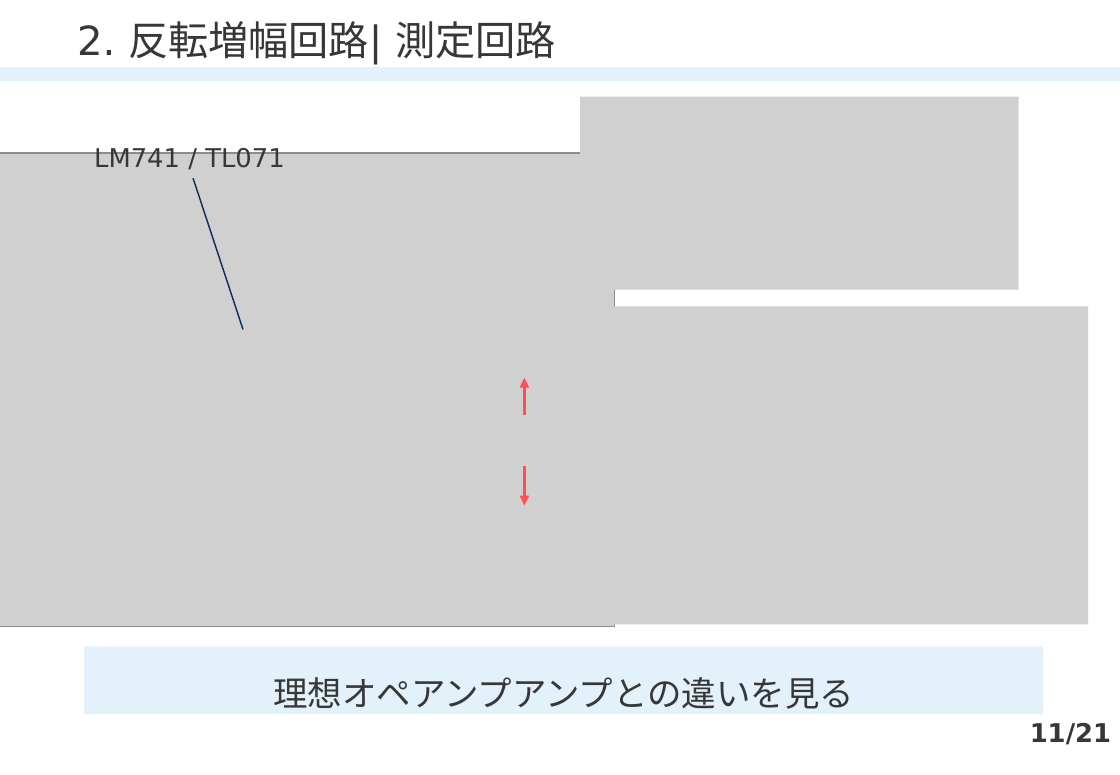
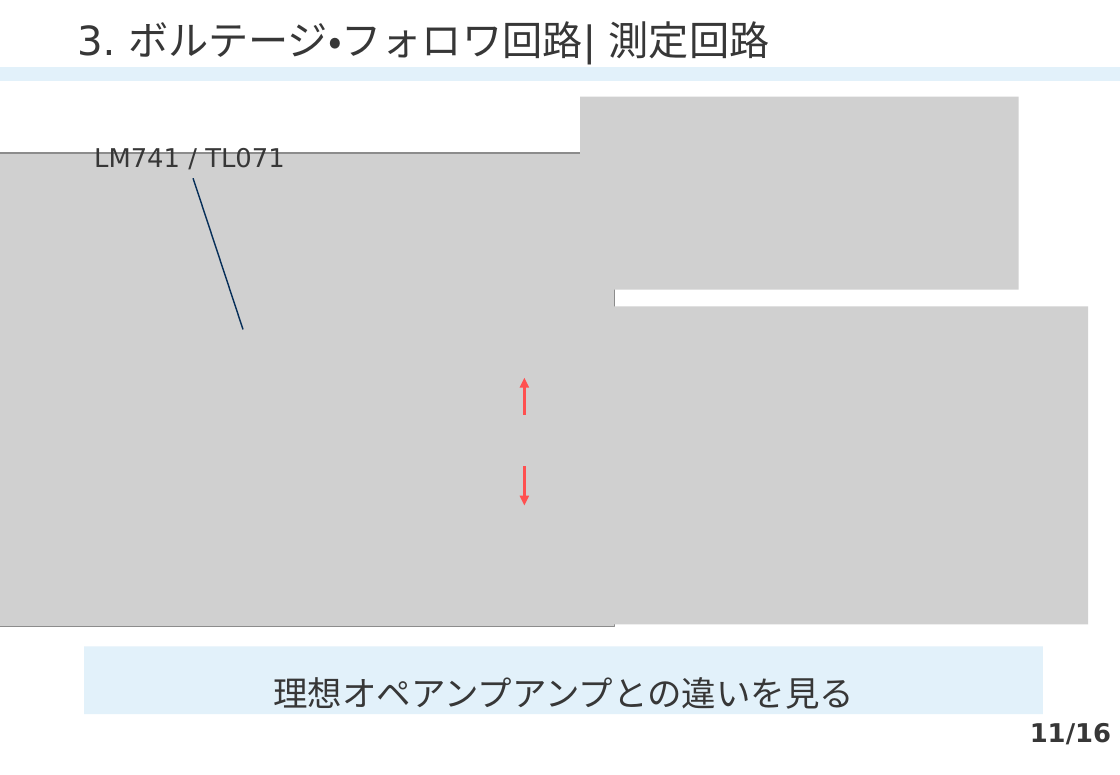
Before and after one commit to xiang-gong3944/----, a slide deck: slide 11 of 2024_05_10_電子回路/1522068_電子回路.pptx. Drawn at 1120x775 pixels with LibreOffice and Linux fonts; fonts in the diff are those of the drawing; grey boxes stand for pictures. Boxes give left, top, right and bottom in pixels: in the first picture for what was removed or moved away, otherwise in the second. Text is boxed around its words. In the diff, an @@ line names an element or a change of style, - is before the commit and + after.

```diff
--- a/2024_05_10_電子回路/1522068_電子回路.pptx
+++ b/2024_05_10_電子回路/1522068_電子回路.pptx
@@ title at (77, 21, 770, 65): text changed @@
-2. 反転増幅回路| 測定回路
+3. ボルテージ・フォロワ回路| 測定回路
@@ page number at (1030, 723, 1111, 745): text changed @@
-11/21
+11/16
```
Also in this commit, not shown: 8 other slides changed, 2 slides added, 1 other file.
